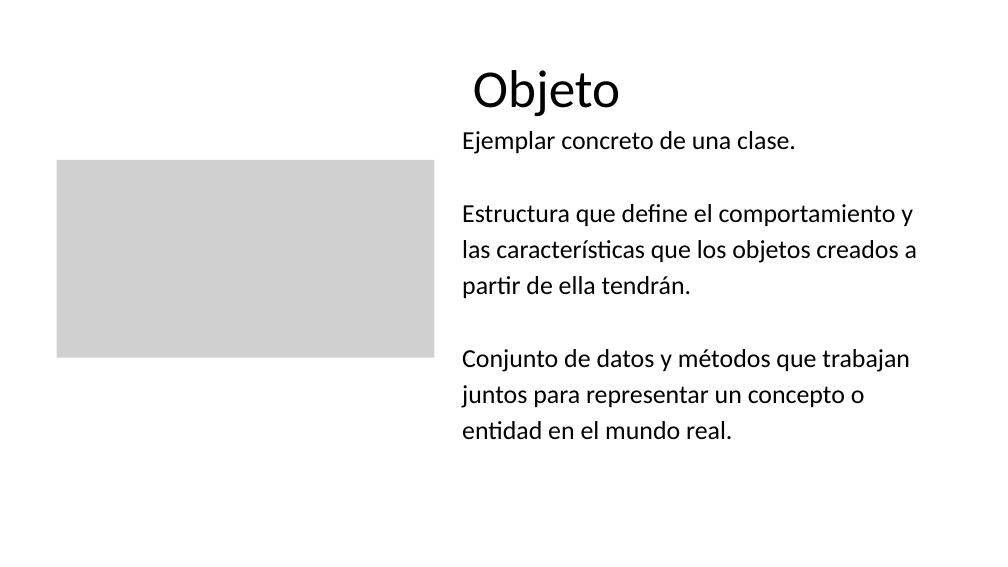
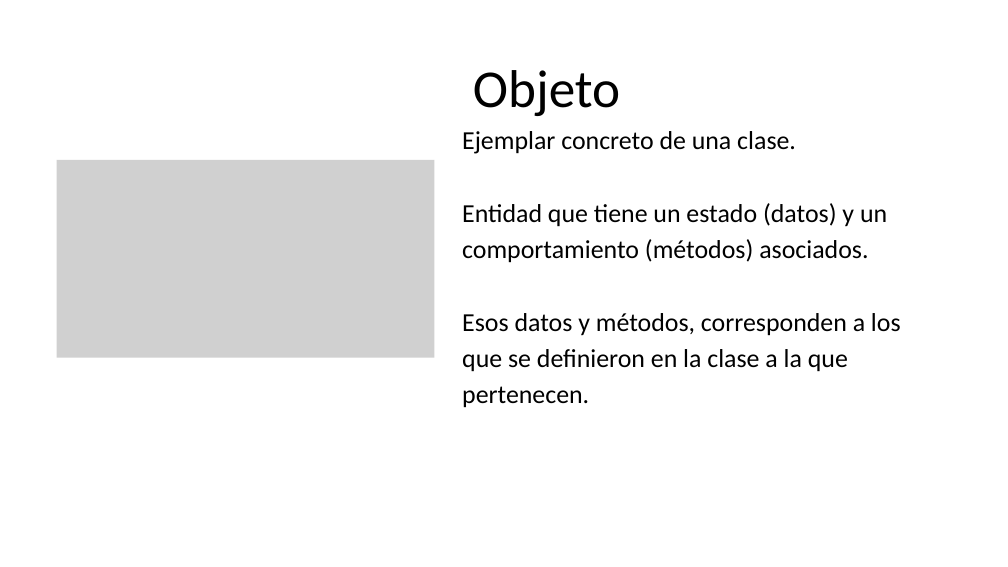
Before and after one commit to JuanRos1984/PresentacionAPP_POO, a slide deck: slide 7 of Presentacion POO APP.pptx. Drawn at 1008x567 pixels with LibreOffice and Linux fonts; fonts in the diff are those of the drawing; grey boxes stand for pictures. Boxes give left, top, right and bottom in pixels: in the first picture for what was removed or moved away, otherwise in the second. Text is boxed around its words. In the diff, an @@ line names an element or a change of style, - is before the commit and + after.

```diff
--- a/Presentacion POO APP.pptx
+++ b/Presentacion POO APP.pptx
@@ text at (x1=462, y1=203, x2=901, y2=408): text changed @@
-Estructura que define el comportamiento y las características que los objetos creados a partir de ella tendrán.
-Conjunto de datos y métodos que trabajan juntos para representar un concepto o entidad en el mundo real.
+Entidad que tiene un estado (datos) y un comportamiento (métodos) asociados.
+Esos datos y métodos, corresponden a los que se definieron en la clase a la que pertenecen.
```
Also in this commit, not shown: 1 other slide changed, 2 slides added, 2 slides removed, 51 other files.
